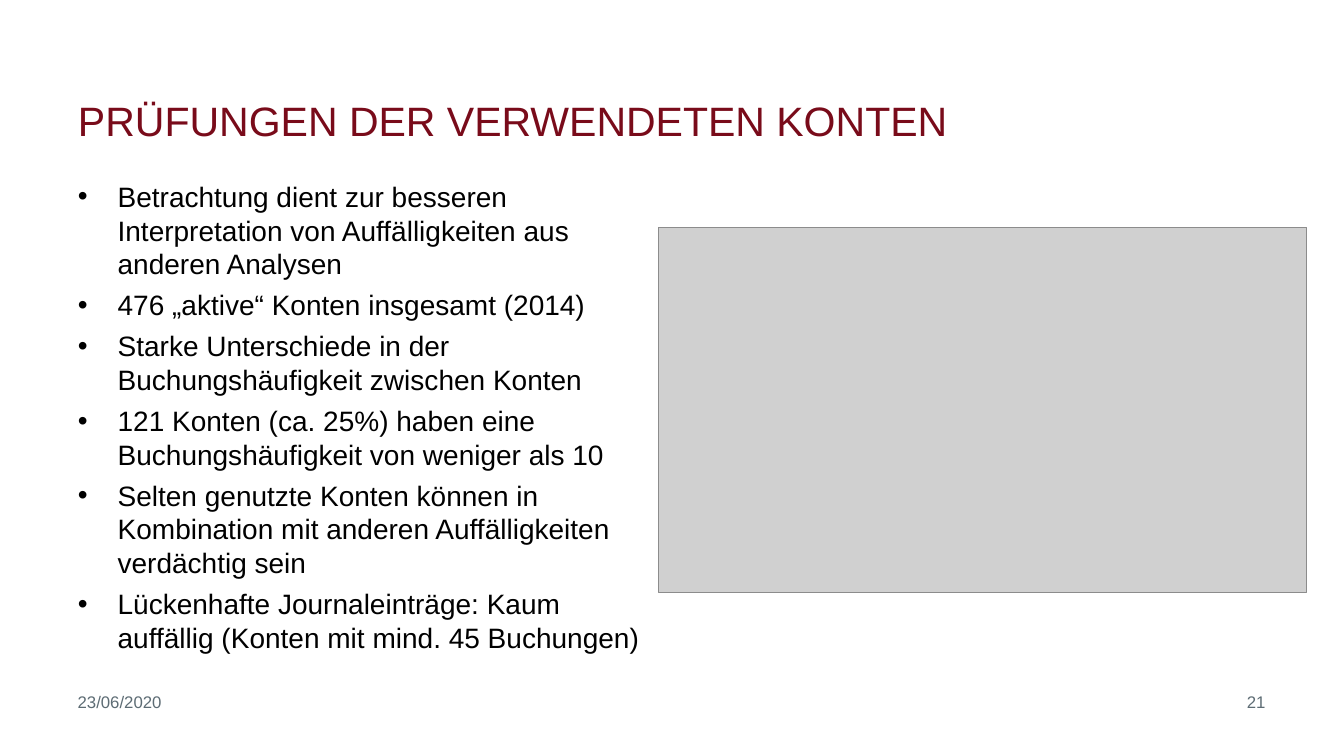
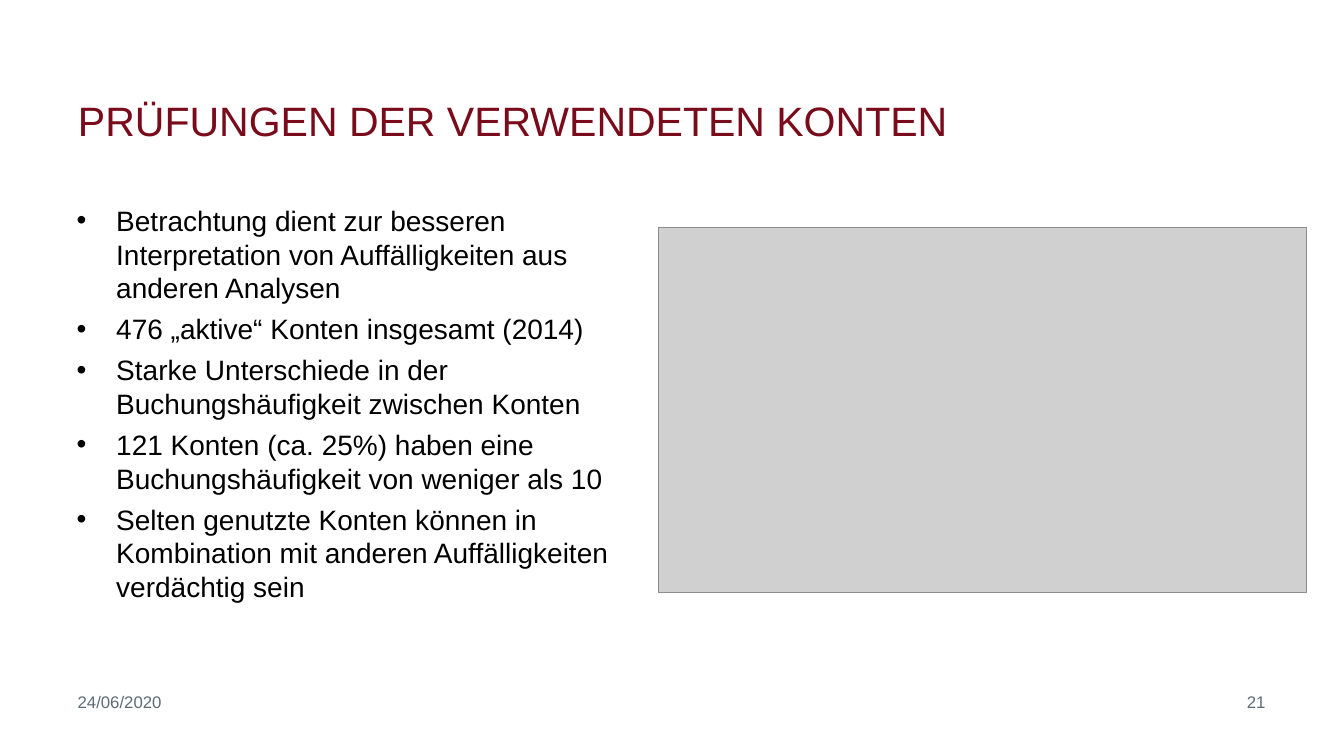
Before and after one commit to biegt/auditing_case_study, a slide deck: slide 21 of 04_output/Präsentation_Case_Study_1_Bieg_Krug.pptx. Drawn at 1344x756 pixels with LibreOffice and Linux fonts; fonts in the diff are those of the drawing; grey boxes stand for pictures; background and template pictures are left out. Boxes give left, top, right and bottom in pixels: in the first picture for what was removed or moved away, otherwise in the second. Text is boxed around its words. In the diff, an @@ line names an element or a change of style, - is before the commit and + after.

```diff
--- a/04_output/Präsentation_Case_Study_1_Bieg_Krug.pptx
+++ b/04_output/Präsentation_Case_Study_1_Bieg_Krug.pptx
@@ text "Betrachtung dient zur besseren Interpretation ...": place and size @@
-text "Betrachtung dient zur besseren Interpretation ..." at (118,186,639,653)
+text "Betrachtung dient zur besseren Interpretation ..." at (116,210,608,602)
@@ text at (118,593,639,653): paragraph removed @@
-• Lückenhafte Journaleinträge: Kaum auffällig (Konten mit mind. 45 Buchungen)
@@ text at (78,696,162,708): text changed @@
-23/06/2020
+24/06/2020
```
Also in this commit, not shown: 39 other slides changed, 2 slides added, 1 other file.
